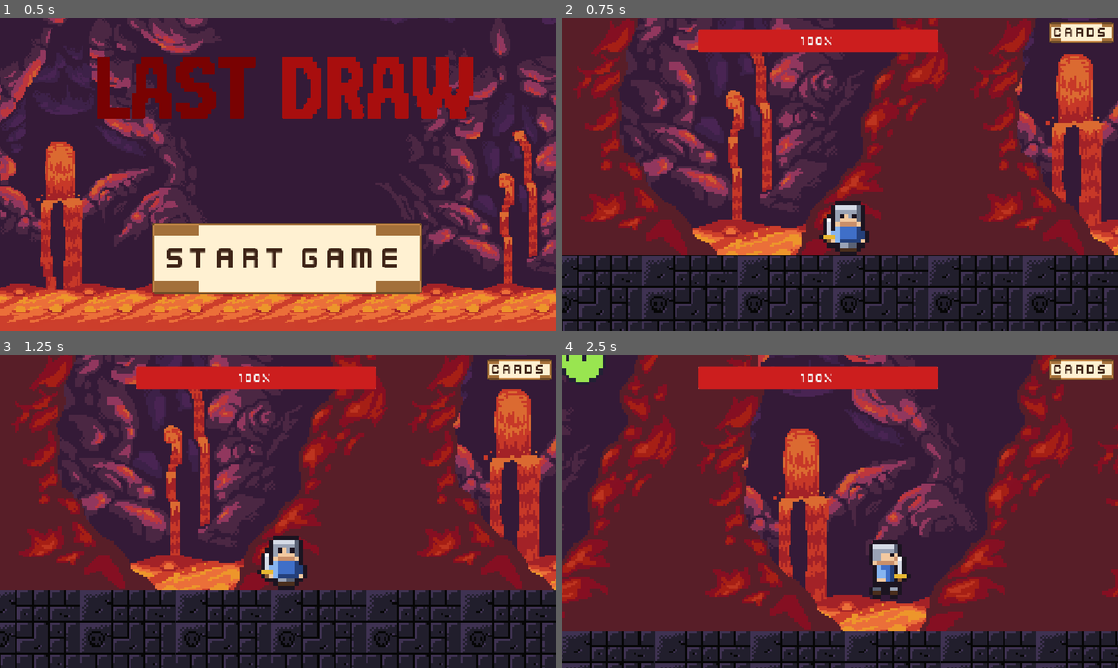
Above: before the commit, frames 1-4 (two rows, left to right).
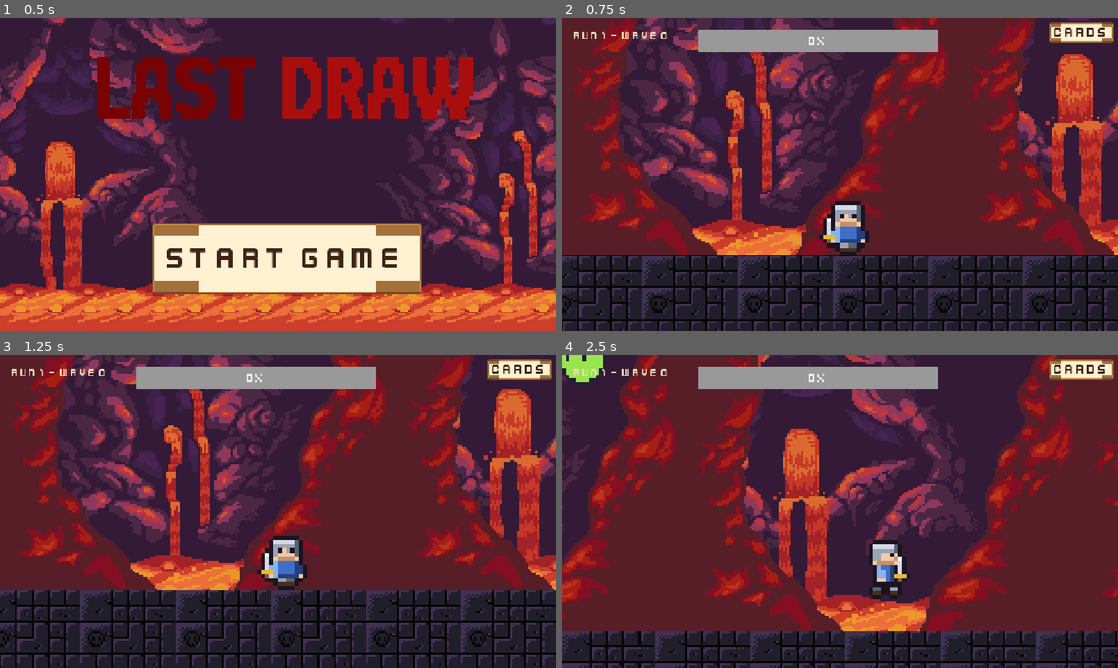
Above: after the commit, the same moments.

Repository: BillNyeFan123-creator/rebound
Game: Godot game, scene res://start_screen.tscn
Same seed, same stepped clock (60 frames per second), same inputs: the game is played once before the commit and once after it.
Inputs (mouse positions are in pixels of both pictures, inside the frame that each line leads up to):
- Up to frame 1 (0.5 s): no input
- Up to frame 2 (0.75 s): click "Start Game" at 0.5 s
- Up to frame 3 (1.25 s): no input
- Up to frame 4 (2.5 s): move the mouse to (962, 495) at 1.27 s; hold D (move_right) from 1.28 s (still down); tap X (attack) at 1.35 s; tap W (jump) at 1.52, 2.27 s; move the mouse to (728, 527) at 2.02 s; tap Shift (dash) at 2.1 s

Frame 1 is identical in both runs. In frame 2, 3.4% of the frame differs, in the area x 2-68%, y 3-12%; in frame 3, 3.3%; in frame 4, 3.4%.
Error after the commit: Parse Error: Identifier "player" not declared in the current scope. (res://scripts/HealthBarManager.gd:24)

Commit message:
Run counter: increments on death, HUD run/wave readout, run number on death screen

Diff:
--- a/run_state.gd
+++ b/run_state.gd
@@ -7,6 +7,7 @@
 var rewarded_checkpoint_id := -2
 var time_since_respawn := 0.0
 var deaths := 0
+var run_count := 1  # attempt number; increments on every death
 
 func _process(delta: float) -> void:
 	time_since_respawn += delta
--- a/scenes/CardPickUI.tscn
+++ b/scenes/CardPickUI.tscn
@@ -27,6 +27,10 @@
 [node name="Box" type="VBoxContainer" parent="Root/Center"]
 theme_override_constants/separation = 16
 
+[node name="RunInfo" type="Label" parent="Root/Center/Box"]
+text = "Run #1"
+horizontal_alignment = 1
+
 [node name="Title" type="Label" parent="Root/Center/Box"]
 text = "You died - bounce back with a card!"
 horizontal_alignment = 1
--- a/scenes/HealthHUD.tscn
+++ b/scenes/HealthHUD.tscn
@@ -14,6 +14,14 @@
 [node name="HealthHUD" type="CanvasLayer" unique_id=172373582]
 script = ExtResource("1_aoj4p")
 
+[node name="RunLabel" type="Label" parent="." unique_id=1954694675]
+anchors_preset = 0
+offset_left = 24.0
+offset_top = 24.0
+offset_right = 400.0
+offset_bottom = 60.0
+text = "RUN 1 - WAVE 0"
+
 [node name="HealthBar" type="ProgressBar" parent="." unique_id=1954694674]
 texture_filter = 1
 anchors_preset = -1
--- a/scripts/HealthBarManager.gd
+++ b/scripts/HealthBarManager.gd
@@ -7,6 +7,19 @@
 	if player == null:
 		push_error("HealthHUD could not find a node in the 'player' group")
 		return
+	# Run/wave readout; the WaveManager emits wave changes.
+	var waves = get_tree().get_first_node_in_group("wave_manager")
+	if waves and waves.has_signal("wave_started"):
+		waves.wave_started.connect(_on_wave_started)
+	# Defer in case the HUD ready-order runs before the WaveManager registers.
+	_connect_waves.call_deferred()
+	_update_run_label(0)
+
+
+func _connect_waves() -> void:
+	var waves = get_tree().get_first_node_in_group("wave_manager")
+	if waves and waves.has_signal("wave_started") and not waves.wave_started.is_connected(_on_wave_started):
+		waves.wave_started.connect(_on_wave_started)
 
 	health_bar.max_value = player.max_health
 	health_bar.value = player.health
@@ -16,3 +29,11 @@
 func _on_health_changed(current: int, maximum: int) -> void:
 	health_bar.max_value = maximum
 	health_bar.value = current
+
+
+func _on_wave_started(wave: int) -> void:
+	_update_run_label(wave)
+
+
+func _update_run_label(wave: int) -> void:
+	$RunLabel.text = "RUN %d  -  WAVE %d" % [RunState.run_count, wave]
--- a/scripts/StartButtonManager.gd
+++ b/scripts/StartButtonManager.gd
@@ -6,4 +6,5 @@
 	pressed.connect(_on_pressed)
 
 func _on_pressed() -> void:
+	RunState.run_count = 1  # fresh session from the start screen
 	get_tree().change_scene_to_file("res://Level.tscn")
--- a/scripts/arena/WaveManager.gd
+++ b/scripts/arena/WaveManager.gd
@@ -2,6 +2,8 @@
 # Arena wave system: spawns enemies in escalating waves. When the player dies,
 # the game pauses and they bounce back with a card (pick 1 of 3), then respawn
 # into the same fight — the wave keeps its progress.
+
+signal wave_started(wave: int)
 
 const ARENA_MIN := Vector2(40, 80)     # spawn area, inset from screen edges
 const ARENA_MAX := Vector2(1112, 500)  # keep above the floor so enemies can land
@@ -27,6 +29,7 @@
 
 
 func _ready() -> void:
+	add_to_group("wave_manager")
 	pick_ui.card_chosen.connect(_on_card_chosen)
 	player.died.connect(_on_player_died)
 	break_timer = 1.5  # short grace period before wave 1
@@ -49,6 +52,7 @@
 	to_spawn = BASE_WAVE_SIZE + wave
 	spawn_timer = 0.0
 	between_waves = false
+	wave_started.emit(wave)
 	# Every 5th wave, a boss joins the roster.
 	if boss_enemy_scene and wave % 5 == 0:
 		_spawn_boss()
@@ -108,6 +112,7 @@
 
 
 func _on_player_died() -> void:
+	RunState.run_count += 1
 	# Fizzle out: fade + shrink the knight, THEN pause and offer cards.
 	var sprite = player.get_node_or_null("SpriteKnight")
 	if sprite:
--- a/scripts/cardSystem/ui/CardPickUI.gd
+++ b/scripts/cardSystem/ui/CardPickUI.gd
@@ -21,6 +21,8 @@
 func open() -> void:
 	for child in buttons_box.get_children():
 		child.queue_free()
+
+	$Root/Center/Box/RunInfo.text = "Run #%d ends here" % RunState.run_count
 
 	var pool := CardManager.unlocked.filter(
 		func(c: Card): return not CardManager.equipped.has(c)
Not shown, added: assets/GameUI/PixelUI/button.png.import
Not shown, added: assets/GameUI/PixelUI/button_hover.png.import
Not shown, added: assets/GameUI/PixelUI/panel.png.import
Not shown, added: assets/GameUI/PixelUI/panel_inset.png.import
